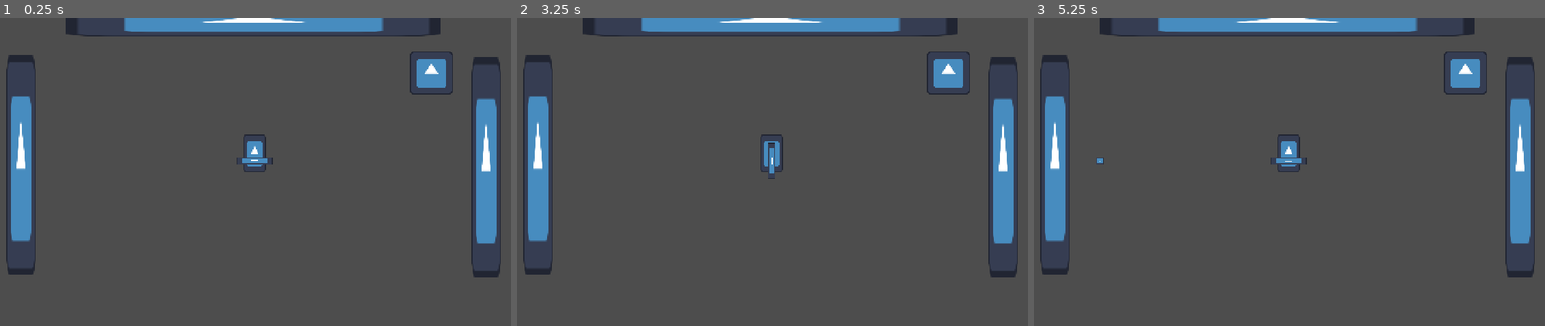
Above: before the commit, frames 1-3 (left to right).
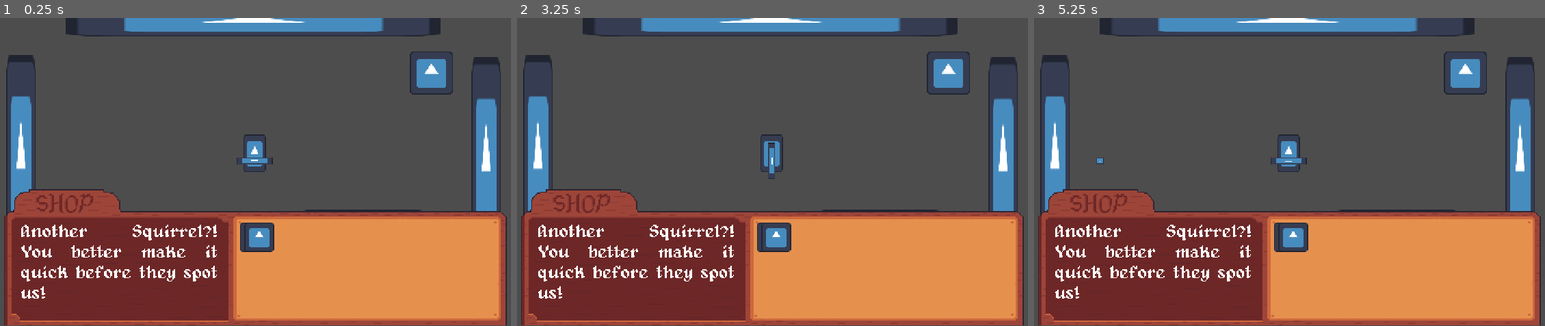
Above: after the commit, the same moments.

Repository: kikis05/SquirrelGame
Game: Godot game, scene res://scenes/main.tscn
Two runs of this game, one before a commit and one after it. Both use one fixed random seed, a clock stepped at 60 frames per second and the inputs below. The engine's default icon, where the game draws it, is replaced by a stand-in: a white triangle on a blue panel in a dark square.
Inputs (mouse positions are in pixels of both pictures, inside the frame that each line leads up to):
- Up to frame 1 (0.25 s): no input
- Up to frame 2 (3.25 s): click (757, 245) at 0.52 s; click (762, 245) at 1.27 s; tap Enter at 2 s; hold Right (attack_right) 2.03-2.78 s; tap Space at 2.75 s; hold Down (attack_down) from 2.78 s (still down)
- Up to frame 3 (5.25 s): tap Enter at 3.5 s; release Down (attack_down) at 3.53 s; hold Right (attack_right) 3.53-4.28 s; hold Up (attack_up) 4.28-5.03 s; tap Space at 5 s; hold Left (attack_left) from 5.03 s (still down)

The runs differ from the first frame. In frame 1, 38% of the frame differs, in the area x 0-100%, y 55-100%; in frame 2, 38%; in frame 3, 38%.

Commit message:
initial shop addition

Diff:
--- a/scenes/main.tscn
+++ b/scenes/main.tscn
@@ -1,8 +1,10 @@
-[gd_scene load_steps=4 format=3 uid="uid://df3pjjjqdan63"]
+[gd_scene load_steps=6 format=3 uid="uid://df3pjjjqdan63"]
 
 [ext_resource type="PackedScene" uid="uid://ctdj7k4cwb4f6" path="res://entities/player/player.tscn" id="1_o5qli"]
 [ext_resource type="Texture2D" uid="uid://c3ihirpd8epus" path="res://icon.svg" id="2_0wfyh"]
 [ext_resource type="PackedScene" uid="uid://cu3p58x0nnbyr" path="res://enemy.tscn" id="3_sugp2"]
+[ext_resource type="PackedScene" uid="uid://b40ev3jflvlam" path="res://shop.tscn" id="4_jyhfs"]
+[ext_resource type="PackedScene" uid="uid://biwrg4k20l68n" path="res://shop_modal.tscn" id="5_tbgi4"]
 
 [node name="Main" type="Node"]
 
@@ -28,3 +30,8 @@
 
 [node name="Enemy" parent="." instance=ExtResource("3_sugp2")]
 position = Vector2(395, 48)
+
+[node name="Shop" parent="." instance=ExtResource("4_jyhfs")]
+position = Vector2(334, 238)
+
+[node name="ShopModal" parent="Shop" instance=ExtResource("5_tbgi4")]
--- /dev/null
+++ b/shop.tscn
@@ -0,0 +1,41 @@
+[gd_scene load_steps=5 format=3 uid="uid://b40ev3jflvlam"]
+
+[ext_resource type="Texture2D" uid="uid://c3ihirpd8epus" path="res://icon.svg" id="1_viryw"]
+
+[sub_resource type="SpriteFrames" id="SpriteFrames_e7rdd"]
+animations = [{
+"frames": [{
+"duration": 1.0,
+"texture": ExtResource("1_viryw")
+}],
+"loop": true,
+"name": &"default",
+"speed": 5.0
+}]
+
+[sub_resource type="RectangleShape2D" id="RectangleShape2D_blqjs"]
+size = Vector2(330.5, 58)
+
+[sub_resource type="CapsuleShape2D" id="CapsuleShape2D_fgaav"]
+radius = 170.737
+height = 400.0
+
+[node name="Shop" type="CharacterBody2D"]
+scale = Vector2(0.355571, 0.285277)
+
+[node name="AnimatedSprite2D" type="AnimatedSprite2D" parent="."]
+position = Vector2(3, -124)
+scale = Vector2(2.57812, 1.92188)
+sprite_frames = SubResource("SpriteFrames_e7rdd")
+
+[node name="CollisionShape2D" type="CollisionShape2D" parent="."]
+position = Vector2(0, -30)
+shape = SubResource("RectangleShape2D_blqjs")
+
+[node name="ActivationArea" type="Area2D" parent="."]
+
+[node name="CollisionShape2D" type="CollisionShape2D" parent="ActivationArea"]
+position = Vector2(-5, -131)
+rotation = 1.5616
+scale = Vector2(0.945386, 1.06412)
+shape = SubResource("CapsuleShape2D_fgaav")
--- /dev/null
+++ b/shop_item.gd
@@ -0,0 +1,33 @@
+extends TextureButton
+
+class_name ShopItem
+
+@export var item_name: String = "item"
+@export var description: String = "a helpful item"
+@export var sprite: Sprite2D
+
+@export var powerup_type: String = "health_increase" #change depending on what kind of powerup it is
+
+@export var health_increase: int #should be multiple of 2
+@export var speed_increase: int
+@export var sword_attack_increase: int
+@export var bullet_attack_increase: int
+@export var bullet_distance_increase: int
+
+#can add other powerups here
+func get_powerup_type():
+	return powerup_type
+
+func get_powerup_value():
+	match powerup_type:
+		"health_increase":
+			return health_increase
+		"speed_increase":
+			return speed_increase
+		"sword_attack_increase":
+			return sword_attack_increase
+		"bullet_attack_increase":
+			return bullet_attack_increase
+		"bullet_distance_increase":
+			return bullet_distance_increase
+	return 0
--- /dev/null
+++ b/shop_item.tscn
@@ -0,0 +1,16 @@
+[gd_scene load_steps=3 format=3 uid="uid://btffc7vqohcgl"]
+
+[ext_resource type="Texture2D" uid="uid://c3ihirpd8epus" path="res://icon.svg" id="1_glqc6"]
+[ext_resource type="Script" uid="uid://cc7b72wrk5phb" path="res://shop_item.gd" id="1_wxfep"]
+
+[node name="ShopItem" type="TextureButton" node_paths=PackedStringArray("sprite")]
+offset_left = 1.0
+offset_right = 27.0
+offset_bottom = 26.0
+script = ExtResource("1_wxfep")
+sprite = NodePath("Sprite2D")
+
+[node name="Sprite2D" type="Sprite2D" parent="."]
+position = Vector2(13, 13)
+scale = Vector2(0.203125, 0.203125)
+texture = ExtResource("1_glqc6")
--- /dev/null
+++ b/shop_modal.gd
@@ -0,0 +1,7 @@
+extends CanvasLayer
+
+@onready var text = $Label
+var dialogues = ["Another Squirrel?! You better make it quick before they spot us!"]
+
+func _ready():
+	text.text = dialogues[0]
--- /dev/null
+++ b/shop_modal.tscn
@@ -0,0 +1,40 @@
+[gd_scene load_steps=6 format=3 uid="uid://biwrg4k20l68n"]
+
+[ext_resource type="Script" uid="uid://dtjimtxj1mf2f" path="res://shop_modal.gd" id="1_3c770"]
+[ext_resource type="Texture2D" uid="uid://8a3kflhvatkp" path="res://assets/Shop.png" id="1_ruyqg"]
+[ext_resource type="PackedScene" uid="uid://btffc7vqohcgl" path="res://shop_item.tscn" id="2_nc2er"]
+[ext_resource type="FontFile" uid="uid://b1u0jrp7i0n3a" path="res://assets/alagard.ttf" id="4_ywokf"]
+
+[sub_resource type="LabelSettings" id="LabelSettings_3c770"]
+
+[node name="ShopModal" type="CanvasLayer"]
+script = ExtResource("1_3c770")
+
+[node name="Sprite2D" type="Sprite2D" parent="."]
+position = Vector2(240, 134)
+texture = ExtResource("1_ruyqg")
+
+[node name="HBoxContainer" type="HBoxContainer" parent="Sprite2D"]
+offset_left = -13.0
+offset_top = 45.0
+offset_right = 209.0
+offset_bottom = 85.0
+
+[node name="ShopItem" parent="Sprite2D/HBoxContainer" instance=ExtResource("2_nc2er")]
+layout_mode = 2
+
+[node name="ShopItem2" parent="Sprite2D/HBoxContainer" instance=ExtResource("2_nc2er")]
+layout_mode = 2
+
+[node name="Label" type="Label" parent="."]
+offset_left = 35.0
+offset_top = 180.0
+offset_right = 208.0
+offset_bottom = 261.0
+size_flags_horizontal = 8
+theme_override_fonts/font = ExtResource("4_ywokf")
+theme_override_font_sizes/font_size = 16
+text = "hi"
+label_settings = SubResource("LabelSettings_3c770")
+horizontal_alignment = 3
+autowrap_mode = 3
Binary file added: assets/DePixelBreit.ttf
Not shown, added: assets/DePixelBreit.ttf.import
Binary file added: assets/Shop.png
Not shown, added: assets/Shop.png.import
Binary file added: assets/alagard.ttf
Not shown, added: assets/alagard.ttf.import
Not shown, added: shop_item.gd.uid
Not shown, added: shop_modal.gd.uid
